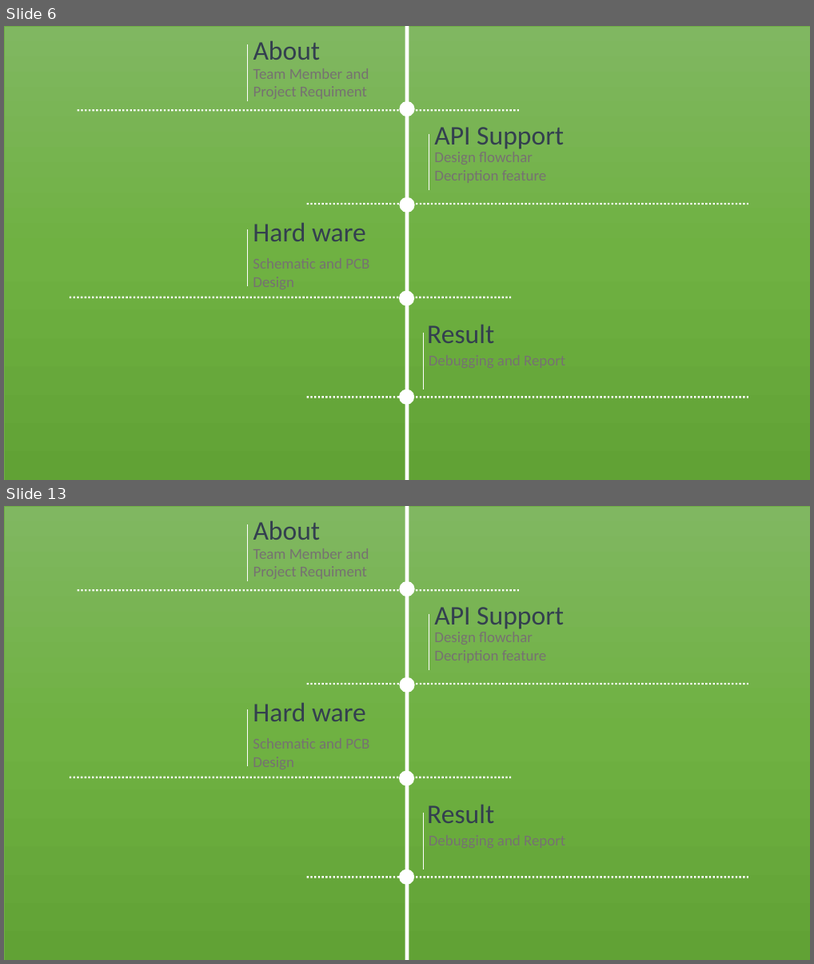
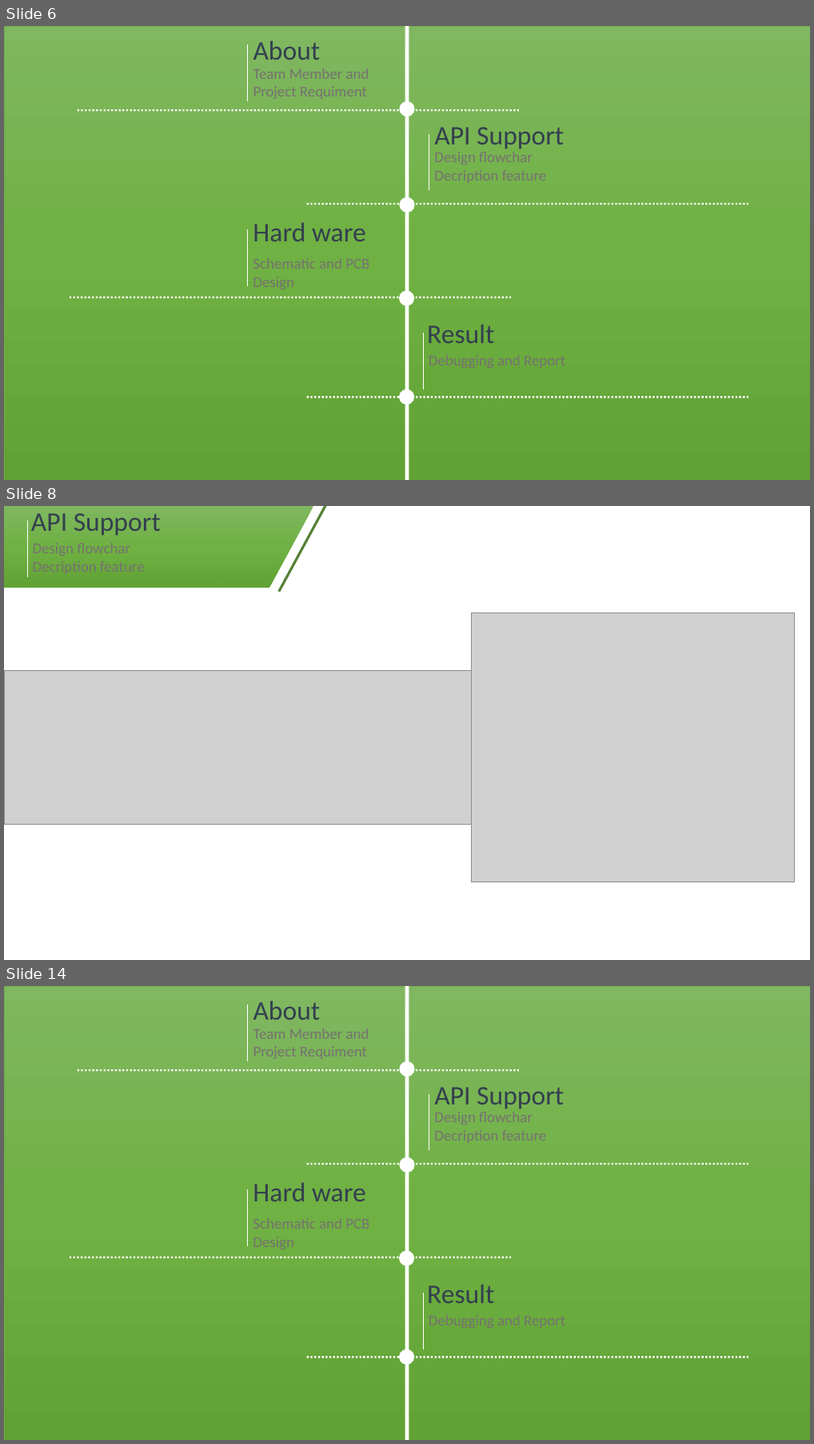
Before and after one commit to hoangphuc-fn/Finally-Assignment-AUTOSAR-, a slide deck: SPIDriver.pptx. Shown one above the other, each under a label of ours: slides 6 and 13 before the commit, slides 6, 8 and 14 after it; the slides between them are not shown. The pictures are 814x964 and 814x1444 pixels, drawn with LibreOffice and Linux fonts; fonts in the diff are those of the drawing; grey boxes stand for pictures. Boxes give left, top, right and bottom in pixels: in the first picture for what was removed or moved away, otherwise in the second. Text is boxed around its words. In the diff, an @@ line names an element or a change of style, - is before the commit and + after.

```diff
--- a/SPIDriver.pptx
+++ b/SPIDriver.pptx
@@ slide 8 added at (x1=4, y1=506, x2=810, y2=960), background #FFFFFF @@
@@ rectangle added at (x1=4, y1=506, x2=266, y2=588), fill gradient #81B861 to #6FB242 to #62A336 @@
@@ line added from (27, 520) to (27, 577), #FFFFFF 0.5 pt @@
@@ text added at (x1=31, y1=513, x2=161, y2=536), 32 pt, text #333F50 @@
+API Support
@@ parallelogram added at (x1=222, y1=506, x2=314, y2=588), fill gradient #81B861 to #6FB242 to #62A336 @@
@@ line added from (279, 592) to (326, 506), #548235 3 pt @@
@@ picture added at (x1=472, y1=613, x2=794, y2=882) @@
@@ picture added at (x1=4, y1=670, x2=472, y2=824) @@
@@ what was slide 13 is now slide 14 @@
```
Also in this commit, not shown: 6 slides changed, 6 other slides added, 7 slides removed.
